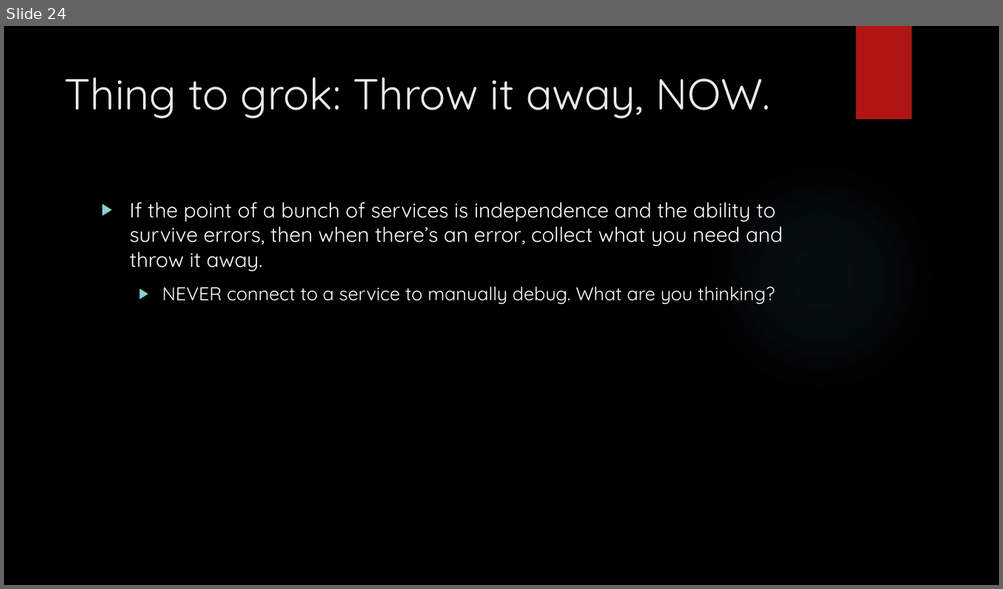
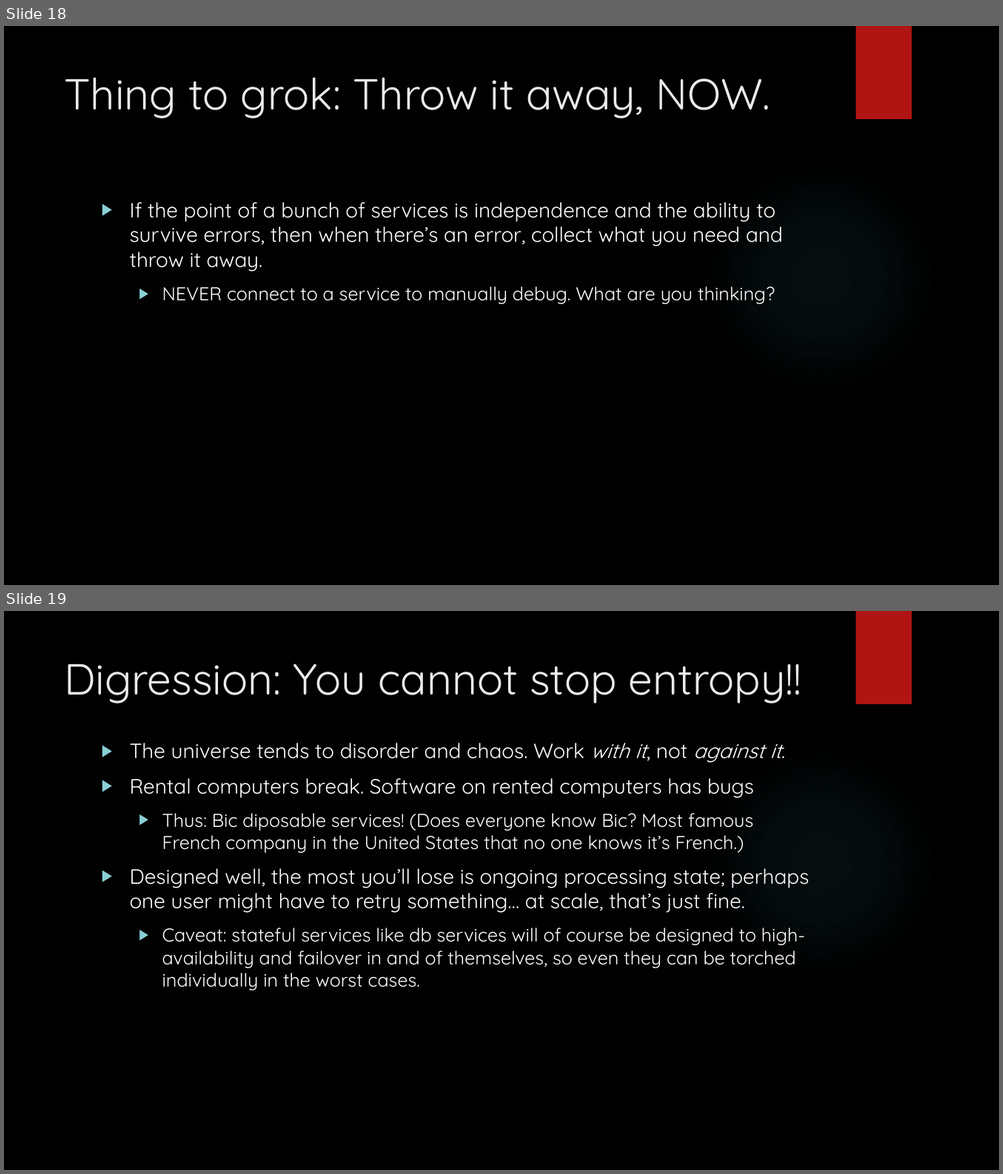
Before and after one commit to arif-aigonix/leap2015, a slide deck: Microservices Overview.pptx. Shown one above the other, each under a label of ours: slide 24 before the commit, slides 18 and 19 after it. The pictures are 1003x589 and 1003x1174 pixels, drawn with LibreOffice and Linux fonts; fonts in the diff are those of the drawing; background and template pictures are left out. Boxes give left, top, right and bottom in pixels: in the first picture for what was removed or moved away, otherwise in the second. Text is boxed around its words. In the diff, an @@ line names an element or a change of style, - is before the commit and + after.

```diff
--- a/Microservices Overview.pptx
+++ b/Microservices Overview.pptx
@@ slide 19 added at bbox=[4, 611, 999, 1170], background picture (left out); not listed: 2 template elements that a slide beside it also shows @@
@@ title added at bbox=[64, 664, 802, 703], 42 pt, text #EBEBEB @@
+Digression: You cannot stop entropy!!
@@ text added at bbox=[130, 743, 808, 991], 18 pt, text #FFFFFF @@
+▶ The universe tends to disorder and chaos. Work with it, not against it.
+▶ Rental computers break. Software on rented computers has bugs
+  ▶ Thus: Bic diposable services! (Does everyone know Bic? Most famous French company in the United States that no one knows it’s French.)
+▶ Designed well, the most you’ll lose is ongoing processing state; perhaps one user might have to retry something… at scale, that’s just fine.
+  ▶ Caveat: stateful services like db services will of course be designed to high-availability and failover in and of themselves, so even they can be torched individually in the worst cases.
@@ what was slide 24 is now slide 18 @@
```
Also in this commit, not shown: 1 slide changed, 11 other slides added, 1 slide removed, 4 other files.
